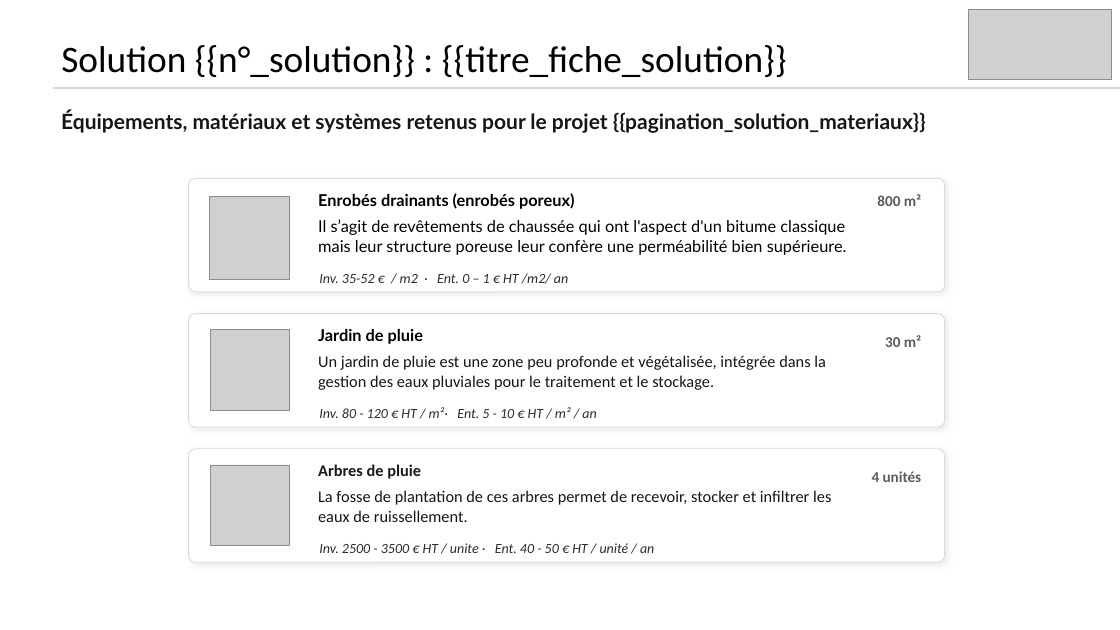
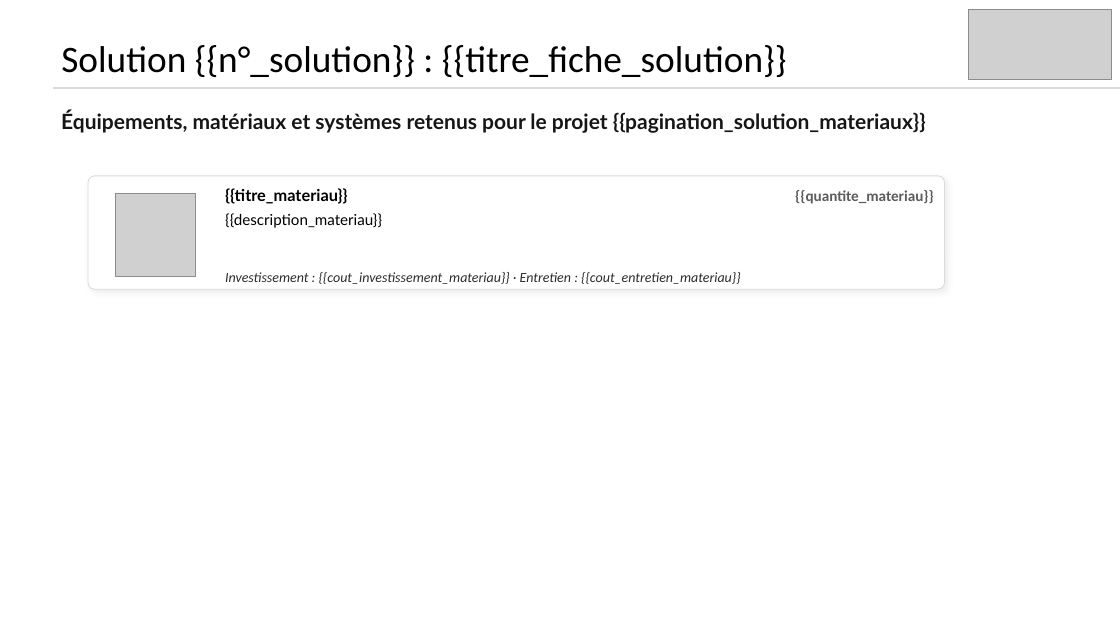
Before and after one commit to incubateur-ademe/plusfraichemaville-site, a slide deck: slide 4 of public/templates/template_synthese_projet.pptx. Drawn at 1120x630 pixels with LibreOffice and Linux fonts; fonts in the diff are those of the drawing; grey boxes stand for pictures. Boxes give left, top, right and bottom in pixels: in the first picture for what was removed or moved away, otherwise in the second. Text is boxed around its words. In the diff, an @@ line names an element or a change of style, - is before the commit and + after.

Commit message:
feat: export des slide d'estimation pour une fiche solution

```diff
--- a/public/templates/template_synthese_projet.pptx
+++ b/public/templates/template_synthese_projet.pptx
@@ rounded rectangle: place and size @@
-rounded rectangle at box(189, 178, 945, 292)
+rounded rectangle at box(88, 176, 945, 289)
@@ picture: place and size @@
-picture at box(209, 197, 290, 280)
+picture at box(115, 194, 196, 277)
@@ text at box(225, 188, 348, 204): text changed @@
-Enrobés drainants (enrobés poreux)
+{{titre_materiau}}
@@ text at box(795, 190, 934, 204): text changed @@
-800 m²
+{{quantite_materiau}}
@@ text at box(225, 213, 382, 228): text changed; size 14 to 13 pt @@
-Il s’agit de revêtements de chaussée qui ont l'aspect d'un bitume classique mais leur structure poreuse leur confère une perméabilité bien supérieure.
+{{description_materiau}}
@@ text at box(225, 272, 740, 284): text changed @@
-Inv. 35-52 € / m2 · Ent. 0 – 1 € HT /m2/ an
+Investissement : {{cout_investissement_materiau}} · Entretien : {{cout_entretien_materiau}}
@@ rounded rectangle removed at box(189, 313, 945, 427) @@
@@ text removed at box(318, 329, 423, 344) @@
-Jardin de pluie
@@ picture removed at box(210, 330, 289, 411) @@
@@ text removed at box(318, 355, 826, 390) @@
-Un jardin de pluie est une zone peu profonde et végétalisée, intégrée dans la gestion des eaux pluviales pour le traitement et le stockage.
@@ text removed at box(885, 335, 921, 347) @@
-30 m²
@@ text removed at box(319, 407, 596, 418) @@
-Inv. 80 - 120 € HT / m²· Ent. 5 - 10 € HT / m² / an
@@ rounded rectangle removed at box(189, 449, 945, 562) @@
@@ picture removed at box(210, 465, 289, 546) @@
@@ text removed at box(318, 464, 421, 479) @@
-Arbres de pluie
@@ text removed at box(872, 471, 922, 482) @@
-4 unités
@@ text removed at box(318, 490, 831, 522) @@
-La fosse de plantation de ces arbres permet de recevoir, stocker et infiltrer les eaux de ruissellement.
@@ text removed at box(319, 543, 654, 553) @@
-Inv. 2500 - 3500 € HT / unite · Ent. 40 - 50 € HT / unité / an
```
Also in this commit, not shown: 1 other slide changed, 5 other files.
